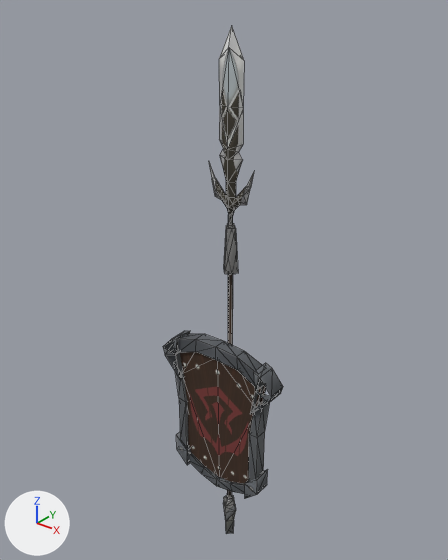
What one commit did to the FBX model zdsp/zdspclient/Assets/Models/Characters/Pc_Weapon/FBX_FOR_VIEW_NOTFORBUILD/wp_lance_nlv40.fbx.
Before and after are seen from a camera (50 mm lens) standing at (1.74, -2.23, 2.18) and looking at (-0.08, 0.04, 0.77). Every picture has the same lights, and +X, +Y and +Z are marked at lower left. Mesh edges are drawn as thin lines. Where no turn or scale is listed for an object, it has been applied to the vertices. Vertices at the same position are counted once.

The older version as bpy lines, for what is in view:
```python
me_mesh = bpy.data.meshes.new('Mesh')
me_mesh.from_pydata(...)  # 136 vertices, 168 faces; spans x -0.364..0.364, y -0.138..-0.032, z -0.475..0.475
me_mesh.materials.append(mat_wp_lance_nlv40)  # picture img_wp_lance_nlv40_png
me_ncl1_1 = bpy.data.meshes.new('_ncl1_1')
me_ncl1_1.from_pydata(...)  # 109 vertices, 198 faces; spans x -0.13..0.13, y -0.05..0.05, z -0.93..2.0
me_ncl1_1.materials.append(mat_wp_lance_nlv40)  # picture img_wp_lance_nlv40_png
ob_wp_lance_nlv40_01 = bpy.data.objects.new('wp_lance_nlv40_01', me_ncl1_1)
ob_wp_lance_nlv40_01.location = (0.0, 0.0, 0.0)
ob_wp_lance_nlv40_02 = bpy.data.objects.new('wp_lance_nlv40_02', me_mesh)
ob_wp_lance_nlv40_02.location = (0.0, 0.0, 0.0)
```
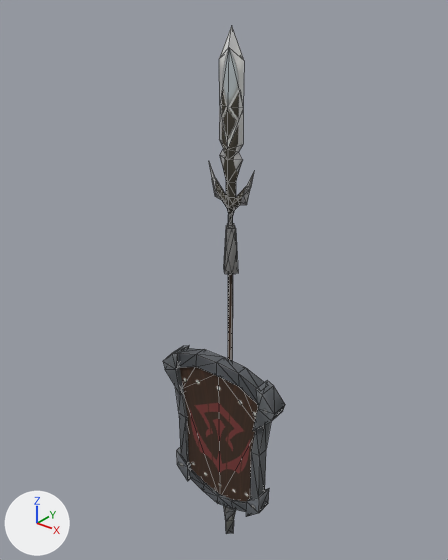
The change, as JSON lines over the scene's bpy script:
```json
{"block": "me_mesh", "where": "# used by ob_wp_lance_nlv40_02; location = (0.0, 0.0, 0.0)"}
{"op": "remove", "block": "me_mesh", "code": "me_mesh.from_pydata(...)  # 136 vertices, 168 faces; spans x -0.364..0.364, y -0.138..-0.032, z -0.475..0.475"}
{"op": "add", "block": "me_mesh", "code": "me_mesh.from_pydata(...)  # 140 vertices, 176 faces; spans x -0.38..0.38, y -0.129..-0.03, z -0.615..0.376"}
{"block": "me_mesh", "change": "me_mesh part 1: the loose piece of 26 vertices spanning x -0.272..0.272, y -0.119..-0.051, z 0.329..0.475 is scaled about its middle by (1.04, 0.935, 1.04), then moved by (0.0, 0.006, -0.102)"}
{"block": "me_mesh", "change": "me_mesh part 2: the loose piece of 12 vertices spanning x 0.223..0.303, y -0.119..-0.051, z -0.309..0.256 is scaled about its middle by (1.04, 0.935, 1.04), then moved by (0.011, 0.006, -0.121)"}
{"block": "me_mesh", "change": "me_mesh part 3: the loose piece of 12 vertices spanning x -0.303..-0.223, y -0.119..-0.051, z -0.309..0.256 is scaled about its middle by (1.04, 0.935, 1.04), then moved by (-0.011, 0.006, -0.121)"}
{"block": "me_mesh", "change": "me_mesh part 4: the loose piece of 22 vertices spanning x -0.221..0.221, y -0.119..-0.051, z -0.475..-0.336 is scaled about its middle by (1.04, 0.935, 1.04), then moved by (0.0, 0.006, -0.137)"}
{"block": "me_mesh", "change": "me_mesh part 5: the loose piece of 8 vertices spanning x 0.211..0.293, y -0.134..-0.036, z -0.425..-0.237 is scaled about its middle by (1.04, 0.935, 1.04), then moved by (0.011, 0.006, -0.134)"}
{"block": "me_mesh", "change": "me_mesh part 6: the loose piece of 8 vertices spanning x -0.293..-0.211, y -0.134..-0.036, z -0.425..-0.237 is scaled about its middle by (1.04, 0.935, 1.04), then moved by (-0.011, 0.006, -0.134)"}
{"block": "me_mesh", "change": "me_mesh part 7: the loose piece of 12 vertices spanning x 0.242..0.364, y -0.138..-0.032, z 0.175..0.437 is rebuilt with 14 vertices and now spans x 0.253..0.38, y -0.129..-0.03, z 0.063..0.336"}
{"block": "me_mesh", "change": "me_mesh part 8: the loose piece of 12 vertices spanning x -0.364..-0.242, y -0.138..-0.032, z 0.175..0.437 is rebuilt with 14 vertices and now spans x -0.38..-0.253, y -0.129..-0.03, z 0.063..0.336"}
{"block": "me_mesh", "change": "me_mesh part 9: the loose piece of 12 vertices spanning x -0.282..0.282, y -0.106..-0.096, z -0.445..0.404 is rebuilt with 12 vertices and now spans x -0.294..0.294, y -0.099..-0.09, z -0.584..0.301"}
```

What differs and where, as boxes [x1, y1, x2, y2] in the pictures (448 x 560 px; the box of a moved part takes in the faces that stretch with it):
```json
{"object": "wp_lance_nlv40_02", "change": "reshaped", "before": [163, 331, 283, 498], "after": [163, 346, 285, 517]}
{"part": 1, "of": "me_mesh", "change": "moved or reshaped", "before": [178, 333, 262, 389], "after": [178, 348, 264, 403]}
{"part": 2, "of": "me_mesh", "change": "moved or reshaped", "before": [248, 400, 270, 481], "after": [250, 422, 271, 499]}
{"part": 3, "of": "me_mesh", "change": "moved or reshaped", "before": [174, 361, 188, 446], "after": [175, 387, 189, 462]}
{"part": 4, "of": "me_mesh", "change": "moved or reshaped", "before": [189, 452, 245, 494], "after": [189, 468, 247, 512]}
{"part": 5, "of": "me_mesh", "change": "moved or reshaped", "before": [245, 469, 268, 498], "after": [246, 488, 269, 517]}
{"part": 6, "of": "me_mesh", "change": "moved or reshaped", "before": [176, 432, 190, 465], "after": [177, 448, 191, 481]}
{"part": 7, "of": "me_mesh", "change": "rebuilt", "before": [251, 363, 283, 414], "after": [253, 380, 285, 431]}
{"part": 8, "of": "me_mesh", "change": "rebuilt", "before": [163, 331, 190, 380], "after": [163, 346, 189, 395]}
{"part": 9, "of": "me_mesh", "change": "rebuilt", "before": [180, 352, 261, 484], "after": [180, 367, 258, 502]}
```
